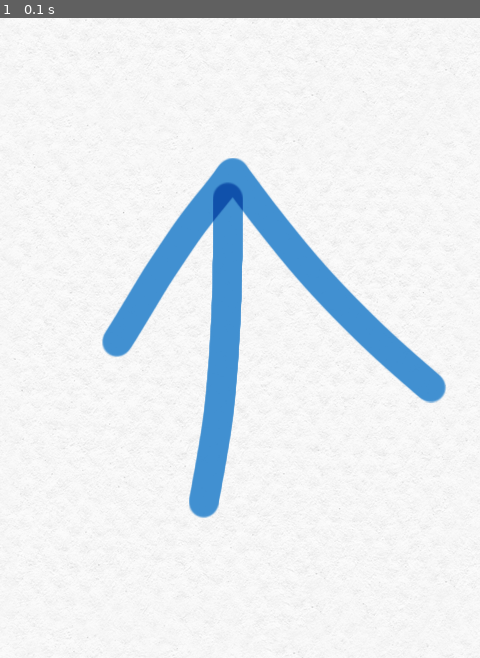
Above: before the commit, frame 1.
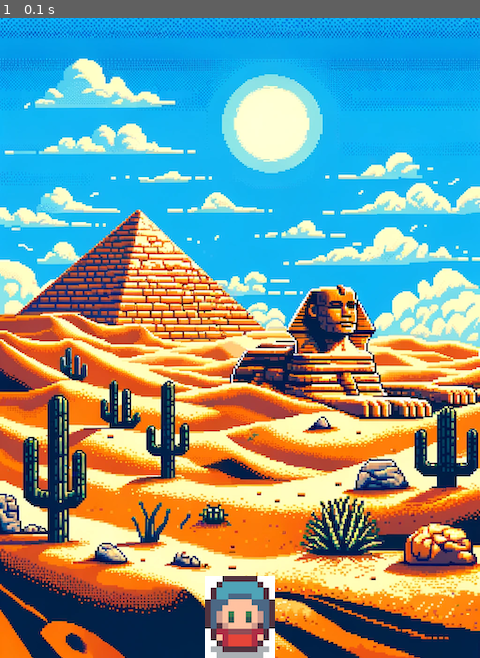
Above: after the commit, the same moment.

Repository: EscFrog/inflearn_python_pygame
Game: pygame game, started from game.py
Two runs of this game, one before a commit and one after it. Both use one fixed random seed, a clock stepped at 60 frames per second and the inputs below.
Inputs:
- Up to frame 1 (0.1 s): no input

The runs differ from the first frame. In frame 1, 99% of the frame differs, in the area x 0-100%, y 0-100%.

Commit message:
캐릭터를 화면에 출력하기

Diff:
--- a/game.py
+++ b/game.py
@@ -13,6 +13,16 @@
 # 배경 이미지 불러오기
 background = pygame.image.load("assets/efgame_background.png")
 
+# 캐릭터 스프라이트 불러오기
+character = pygame.image.load("assets/efgame_character.png")
+character_size = character.get_rect().size # 이미지의 크기를 구해옴
+
+character_width = character_size[0] # 캐릭터의 넓이
+character_height = character_size[1] # 캐릭터의 높이
+
+character_x_pos = (screen_width - character_width) / 2  # 화면 가로의 절반 크기의 해당하는 곳에 위치
+character_y_pos = screen_height - character_height # 화면 세로의 가장 아래에 해당하는 곳에 위치
+
 # 이벤트 루프 (프레임 마다 실행)
 isGameOn = True # 게임이 진행중인가?
 while isGameOn:
@@ -23,6 +33,8 @@
   # screen.fill((91, 110, 87)) # 배경에 색 채우기
   screen.blit(background, (0, 0)) # 배경 그리기
 
+  screen.blit(character, (character_x_pos, character_y_pos)) # 캐릭터 그리기
+
   pygame.display.update() # 게임 화면을 다시 그리기!
 
 # pygame 종료
Binary file changed: assets/efgame_background.png
Binary file added: assets/efgame_character.png
